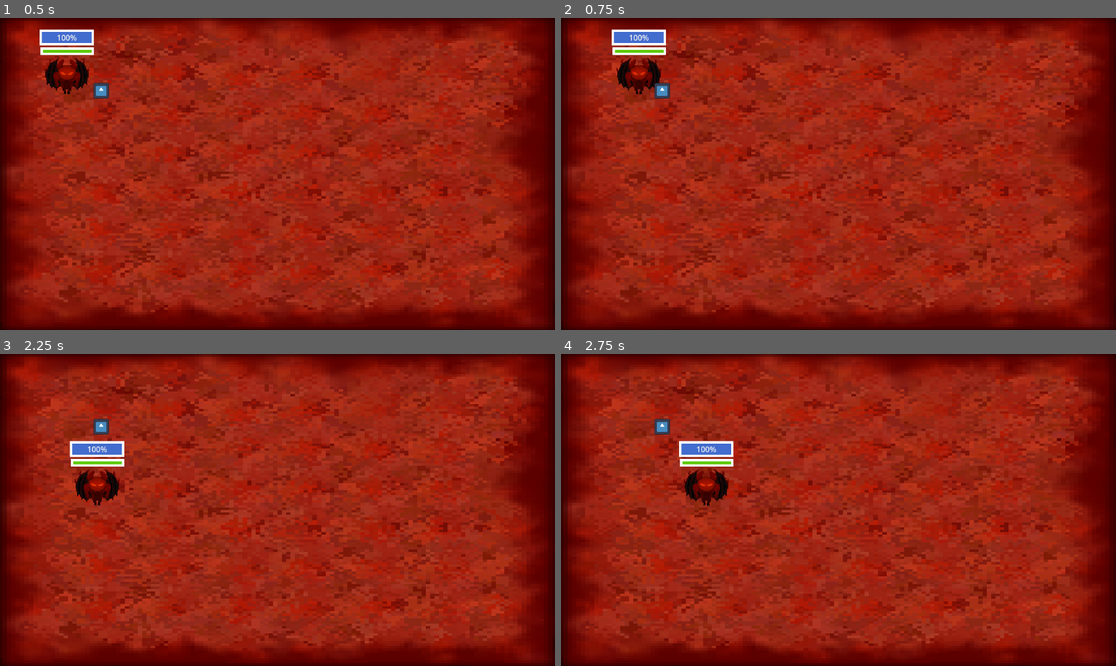
Above: before the commit, frames 1-4 (two rows, left to right).
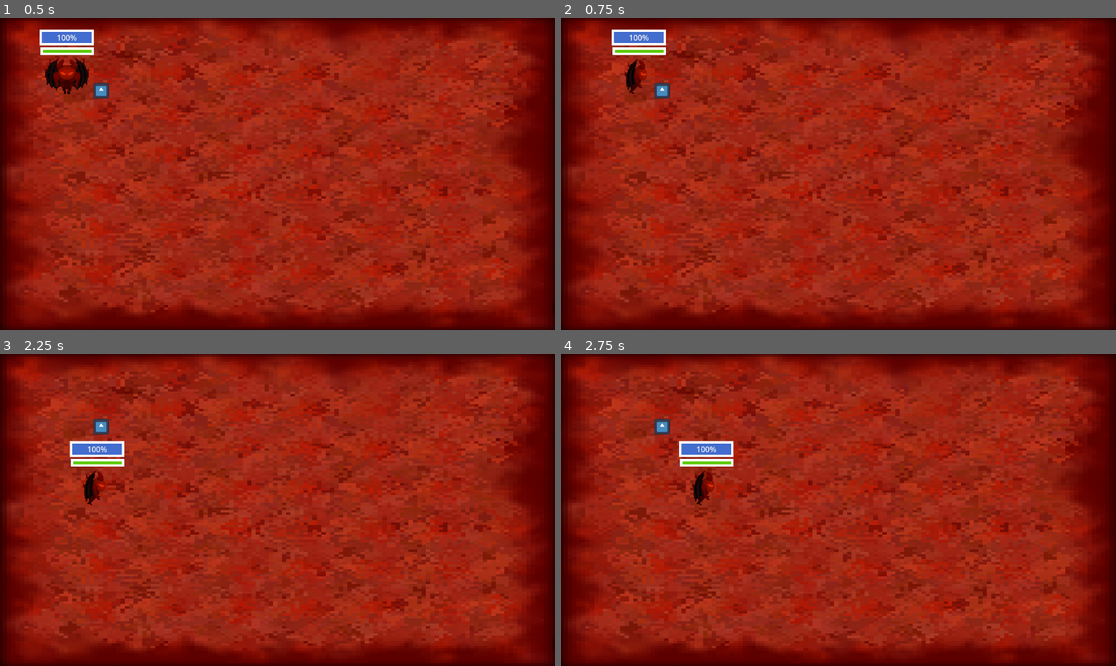
Above: after the commit, the same moments.

Repository: JacksonUl/Infernum
Game: Godot game, scene res://Scenes/Main.tscn
Two runs of this game, one before a commit and one after it. Both use one fixed random seed, a clock stepped at 60 frames per second and the inputs below. The engine's default icon, where the game draws it, is replaced by a stand-in: a white triangle on a blue panel in a dark square.
Inputs:
- Up to frame 1 (0.5 s): no input
- Up to frame 2 (0.75 s): tap Enter at 0.5 s; hold Right (Move_Right) from 0.53 s (still down); hold Space (Dash) from 0.53 s (still down)
- Up to frame 3 (2.25 s): release Right (Move_Right) at 1.28 s; release Space (Dash) at 1.28 s; hold Down (Move_Down) 1.28-2.03 s; tap Shift (Sprint) at 1.35 s; hold Right (Move_Right) from 2.03 s (still down); hold Space (Dash) from 2.03 s (still down)
- Up to frame 4 (2.75 s): keep holding Right (Move_Right); keep holding Space (Dash)

Frame 1 is identical in both runs. In frame 2, 0.6% of the frame differs, in the area x 10-19%, y 12-25%; in frame 3, 0.6%; in frame 4, 0.6%.

Commit message:
Basic Protagonist Animation

Diff:
--- a/Scenes/Character.tscn
+++ b/Scenes/Character.tscn
@@ -1,10 +1,48 @@
-[gd_scene load_steps=4 format=3 uid="uid://cjctvnkne043w"]
+[gd_scene load_steps=8 format=3 uid="uid://cjctvnkne043w"]
 
 [ext_resource type="Script" path="res://Scripts/PlayerCharacter.gd" id="1_547rp"]
 [ext_resource type="Texture2D" uid="uid://6a0gtc8r5aw8" path="res://Assets/Sprites/Demon Sprite/Demon Sprite-1.png (4).png" id="2_f7oy6"]
+[ext_resource type="Texture2D" uid="uid://ca3ov8g5odi2w" path="res://Assets/Sprites/Demon Sprite/Demon Sprite-2.png (2).png" id="3_fi576"]
+[ext_resource type="Texture2D" uid="uid://c888t4yrc2n22" path="res://Assets/Sprites/Demon Sprite/Demon Sprite-4.png (1).png" id="4_vo6uh"]
+[ext_resource type="Texture2D" uid="uid://dlvqu3oa75iny" path="res://Assets/Sprites/Demon Sprite/Demon Sprite-3.png.png" id="5_qeext"]
 
 [sub_resource type="RectangleShape2D" id="RectangleShape2D_gwlbx"]
 size = Vector2(256, 68)
+
+[sub_resource type="SpriteFrames" id="SpriteFrames_uardo"]
+animations = [{
+"frames": [{
+"duration": 1.0,
+"texture": ExtResource("2_f7oy6")
+}],
+"loop": true,
+"name": &"Down",
+"speed": 5.0
+}, {
+"frames": [{
+"duration": 1.0,
+"texture": ExtResource("3_fi576")
+}],
+"loop": true,
+"name": &"Left",
+"speed": 5.0
+}, {
+"frames": [{
+"duration": 1.0,
+"texture": ExtResource("4_vo6uh")
+}],
+"loop": true,
+"name": &"Right",
+"speed": 5.0
+}, {
+"frames": [{
+"duration": 1.0,
+"texture": ExtResource("5_qeext")
+}],
+"loop": true,
+"name": &"Up",
+"speed": 5.0
+}]
 
 [node name="PlayerCharacter" type="CharacterBody2D"]
 scale = Vector2(0.25, 0.25)
@@ -14,7 +52,8 @@
 position = Vector2(704, 626)
 shape = SubResource("RectangleShape2D_gwlbx")
 
-[node name="PCSprite" type="Sprite2D" parent="."]
+[node name="PCSprite" type="AnimatedSprite2D" parent="."]
 position = Vector2(704, 544)
 scale = Vector2(6, 6)
-texture = ExtResource("2_f7oy6")
+sprite_frames = SubResource("SpriteFrames_uardo")
+animation = &"Down"
--- a/Scripts/PlayerCharacter.gd
+++ b/Scripts/PlayerCharacter.gd
@@ -1,4 +1,3 @@
-
 extends CharacterBody2D
 
 
@@ -10,12 +9,16 @@
 func _input(event):
 	if event.is_action_pressed("Move_Left"):
 		velocity.x = -200
+		$PCSprite.play("Left")
 	if event.is_action_pressed("Move_Right"):
 		velocity.x = 200
+		$PCSprite.play("Right")
 	if event.is_action_pressed("Move_Up"):
 		velocity.y = -200
+		$PCSprite.play("Up")
 	if event.is_action_pressed("Move_Down"):
 		velocity.y = 200
+		$PCSprite.play("Down")
 
 
 
